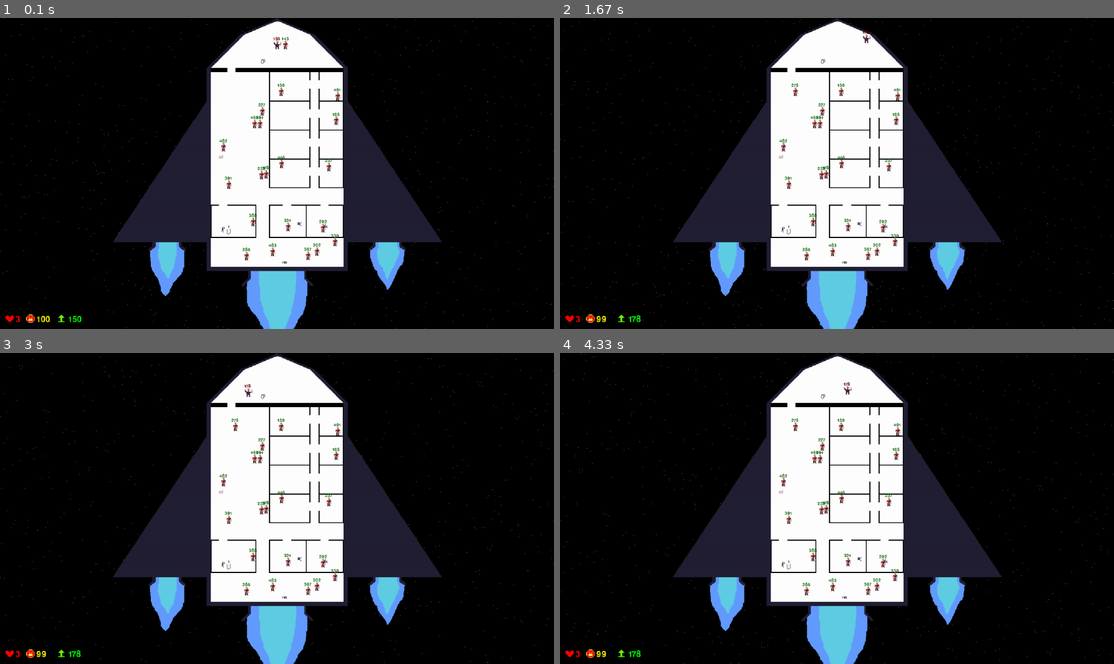
Above: before the commit, frames 1-4 (two rows, left to right).
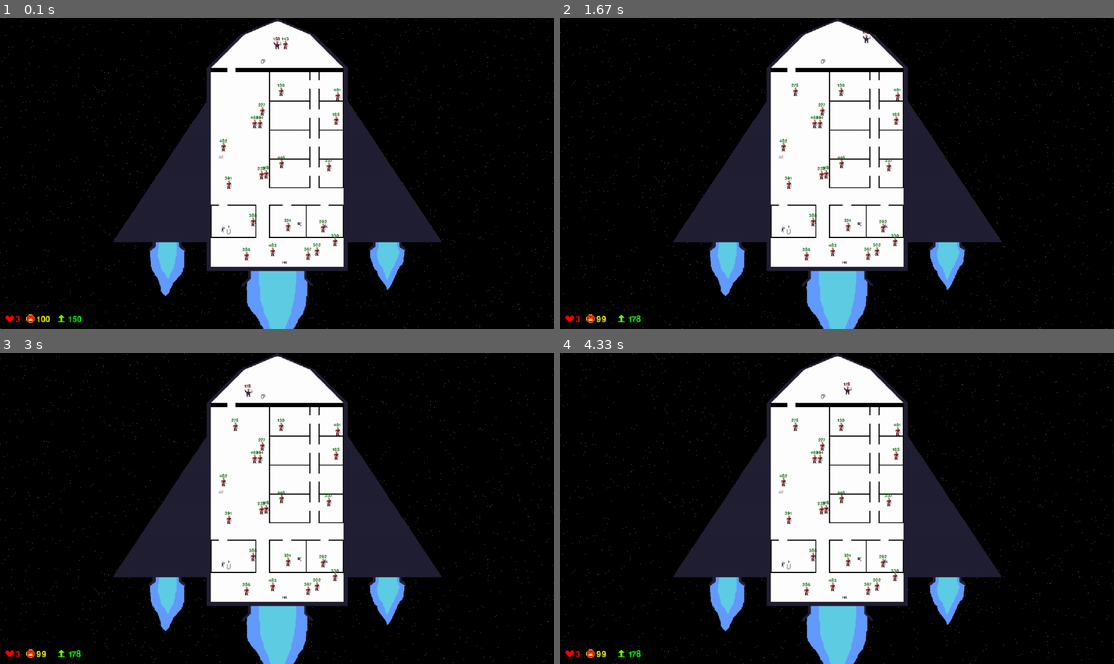
Above: after the commit, the same moments.

Repository: TGH2078/PyGame-Game
Game: pygame game, started from main.py
The game is run twice, just before and just after one commit, with the same random seed, the same clock (stepped at 60 frames per second) and the same inputs.
Inputs:
- Up to frame 1 (0.1 s): no input
- Up to frame 2 (1.67 s): hold Right 0.33-0.8 s; hold Up 0.83-1.13 s
- Up to frame 3 (3 s): hold Left 1.67-2.2 s; hold Down 2.23-2.53 s; hold Left 2.57-2.97 s
- Up to frame 4 (4.33 s): hold Up 3-3.37 s; hold Right 3.4-4.03 s; hold Down from 4.07 s (still down)

The runs differ from the first frame. In frame 1, 0.5% of the frame differs, in the area x 0-100%, y 0-100%; in frame 2, 0.5%; in frame 3, 0.5%; in frame 4, 0.5%.

Commit message:
Improved background rendering

Diff:
--- a/main.py
+++ b/main.py
@@ -4,10 +4,10 @@
 pygame.init()
 pygame.mixer.init()
 
-screen = pygame.display.set_mode((1440, 810), pygame.RESIZABLE)
+screen = pygame.display.set_mode((1440, 810), pygame.RESIZABLE | pygame.DOUBLEBUF | pygame.HWACCEL)
 display_size = screen.get_size()
 pdsize = None
-nr = True
+new_render = True
 pygame.display.set_caption("Game")
 
 # Images
@@ -87,7 +87,7 @@
                 s_str = s_str[1:]
         else:
             s_str = str(self.s)
-        if(nr or self.new):
+        if(new_render or self.new):
             st = font.render(str(s_str), True, (0, 100, 0))
             if(display_size[1]>600):
                 self.text_simg = pygame.transform.scale(st, (round(8*(st.get_rect().size[0]/st.get_rect().size[1])*(display_size[1]/600)), round(8*(display_size[1]/600))))
@@ -127,30 +127,32 @@
     a.setup()
 #=======================================================================================================
 # Render Background
-bg2_list = []
-for a in range(random.randint(1000, 3000)):
-    bg2_list.append((random.randint(0, 639), random.randint(0, 1279)))
-def bg2_pixel(pixel):
-    if(pixel[0] in range(0, display_size[0]) and pixel[1] in range(0, display_size[1])):
-        screen.fill((0xff, 0xff, 0xff), ((pixel[0], pixel[1]), (1, 1)))
-def render_bg2(nr, bg2_count):
-    global bg2_s
-    if(nr):
-        bg2_s = ((display_size[0]/640), (display_size[1]/600))
-    offs1 = (0, round((bg2_count-1280)*(display_size[1]/600)))
-    offs2 = (0, round((bg2_count)*(display_size[1]/600)))
-    for a in bg2_list:
-        pixel1 = (round((a[0]*bg2_s[0])+offs2[0]), round((a[1]*bg2_s[1])+offs2[1]))
-        pixel2 = (round((a[0]*bg2_s[0])+offs1[0]), round((a[1]*bg2_s[1])+offs1[1]))
-        bg2_pixel(pixel1)
-        bg2_pixel(pixel2)
-
+
+
+def render_background(newRender):
+    if(render_background.offset>display_size[1]):
+        render_background.offset = 0
+    global bgimg
+    if(newRender):
+        newBackgroundImage()
+    screen.blit(bgimg, (0,0), ((0, display_size[1] - render_background.offset), display_size))
+    render_background.offset += 5
+render_background.offset=0
+
+def newBackgroundImage():
+    star_list = []
+    global bgimg
+    for a in range(random.randint(1000, 3000)):
+        star_list.append((random.randint(0, display_size[0]-1), random.randint(0, display_size[1]-1)))
+    bgimg = pygame.Surface((display_size[0],2*display_size[1]))
+    for a in star_list:
+        bgimg.fill((0xff,0xff,0xff),((a[0],a[1]),(1,1)))
+        bgimg.fill((0xff,0xff,0xff),((a[0],display_size[1]+a[1]),(1,1)))
 
 
 #========================================================================================================
-bg2_count = 0
 def dg(keys, fps):                                                     # Game
-    global player_pos_x, player_pos_y, bg2_count, dnpcs, game_over, player_live, game_win, player_score, pdsize, bg2_simg, bg_simg, icon1_simg, icon2_simg, icon3_simg, nr, player_pscor, player_simg, player_score_texts
+    global player_pos_x, player_pos_y, dnpcs, game_over, player_live, game_win, player_score, pdsize, bg2_simg, bg_simg, icon1_simg, icon2_simg, icon3_simg, new_render, player_pscor, player_simg, player_score_texts
     pygame.display.set_caption("Game  "+str(round(fps))+" FPS")
 
     if(player_score<100):
@@ -187,24 +189,20 @@
             if(inw()):
                 player_pos_x -= player_speed
 
-
-    bg2_count += 5
-    if(bg2_count>1280):
-        bg2_count = 0
     screen.fill((0, 0, 0))
 
     if(display_size!=pdsize):
         pdsize = display_size
-        nr = True
+        new_render = True
         bg_simg    = pygame.transform.scale(bg_img, (round(640*(display_size[1]/600)), round(640*(display_size[1]/600))))
         icon1_simg = pygame.transform.scale(icon1_img, (round(16*(display_size[1]/600)), round(16*(display_size[1]/600))))
         icon2_simg = pygame.transform.scale(icon2_img, (round(16*(display_size[1]/600)), round(16*(display_size[1]/600))))
         icon3_simg = pygame.transform.scale(icon3_img, (round(16*(display_size[1]/600)), round(16*(display_size[1]/600))))
     else:
-        nr = False
-
-
-    render_bg2(nr, bg2_count)                                                                                                     # Background2 Image
+        new_render = False
+
+
+    render_background(new_render)                                                                                                     # Background2 Image
     screen.blit(bg_simg, ((display_size[0]//2)-(round(640*(display_size[1]/600))//2), 0))                                         # Background_Image
     screen.blit(icon1_simg, (round(10*(display_size[1]/600)), round(570*(display_size[1]/600))))                                  # Icon1_Image
     screen.blit(icon2_simg, (round(50*(display_size[1]/600)), round(572*(display_size[1]/600))))                                  # Icon2_Image
@@ -235,7 +233,7 @@
 
                   # Player_Image
 
-    if(nr or player_score!=player_pscor):
+    if(new_render or player_score!=player_pscor):
         player_score_text = font.render(player_score_str, True, (100, 0, 0))
         if(display_size[1]>600):
             player_score_texts = pygame.transform.scale(player_score_text, (round(8*(player_score_text.get_rect().size[0]/player_score_text.get_rect().size[1])*(display_size[1]/600)), round(8*(display_size[1]/600))))
